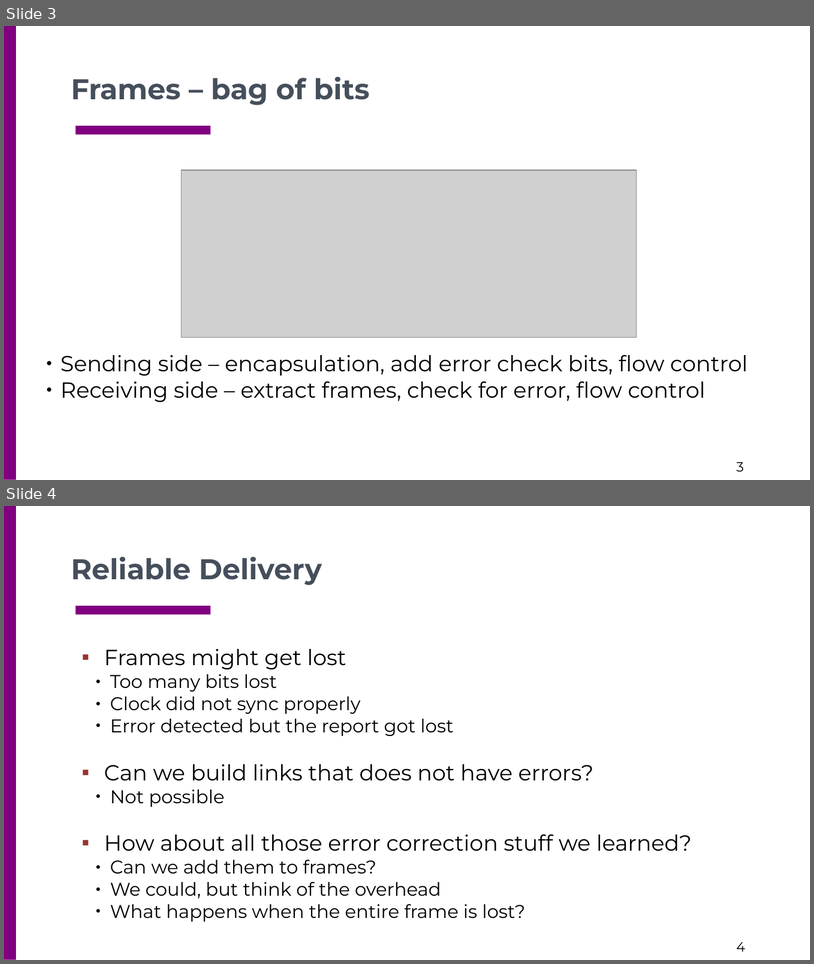
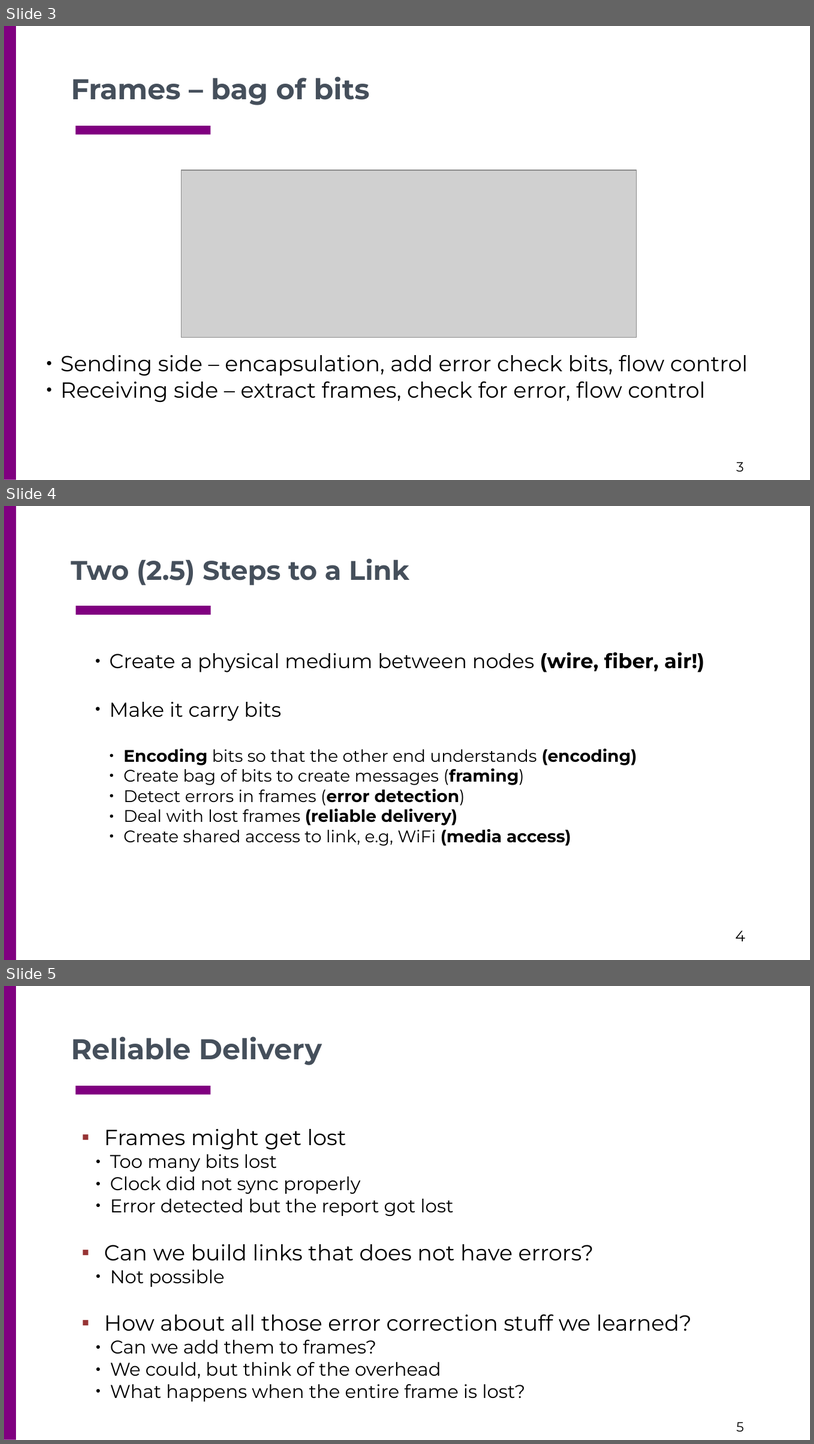
Before and after one commit to csc4200/csc4200.github.io, a slide deck: docs/lectures_source/class_slides-4.odp. Shown one above the other, each under a label of ours: slides 3 and 4 before the commit, slides 3, 4 and 5 after it. The pictures are 814x964 and 814x1444 pixels, drawn with LibreOffice and Linux fonts; fonts in the diff are those of the drawing; grey boxes stand for pictures. Boxes give left, top, right and bottom in pixels: in the first picture for what was removed or moved away, otherwise in the second. Text is boxed around its words. In the diff, an @@ line names an element or a change of style, - is before the commit and + after.

```diff
--- a/docs/lectures_source/class_slides-4.odp
+++ b/docs/lectures_source/class_slides-4.odp
@@ slide 4 added at (x1=4, y1=506, x2=810, y2=960), background #FFFFFF; not listed: 2 template elements that a slide beside it also shows @@
@@ text added at (x1=71, y1=558, x2=410, y2=585), 32 pt, text #454F5B, bold @@
+Two (2.5) Steps to a Link
@@ text added at (x1=110, y1=652, x2=705, y2=846), 20 pt, text #000000 @@
+● Create a physical medium between nodes (wire, fiber, air!)
+● Make it carry bits
+  ● Encoding bits so that the other end understands (encoding)
+  ● Create bag of bits to create messages (framing)
+  ● Detect errors in frames (error detection)
+  ● Deal with lost frames (reliable delivery)
+  ● Create shared access to link, e.g, WiFi (media access)
@@ page number added at (x1=735, y1=930, x2=746, y2=941), 18 pt, text #000000 @@
+4
@@ what was slide 4 is now slide 5 @@
@@ page number at (x1=737, y1=1422, x2=744, y2=1431): text changed @@
-4
+5
```
Also in this commit, not shown: 3 slides changed, 3 other slides added, 2 slides removed, 11 other files.
